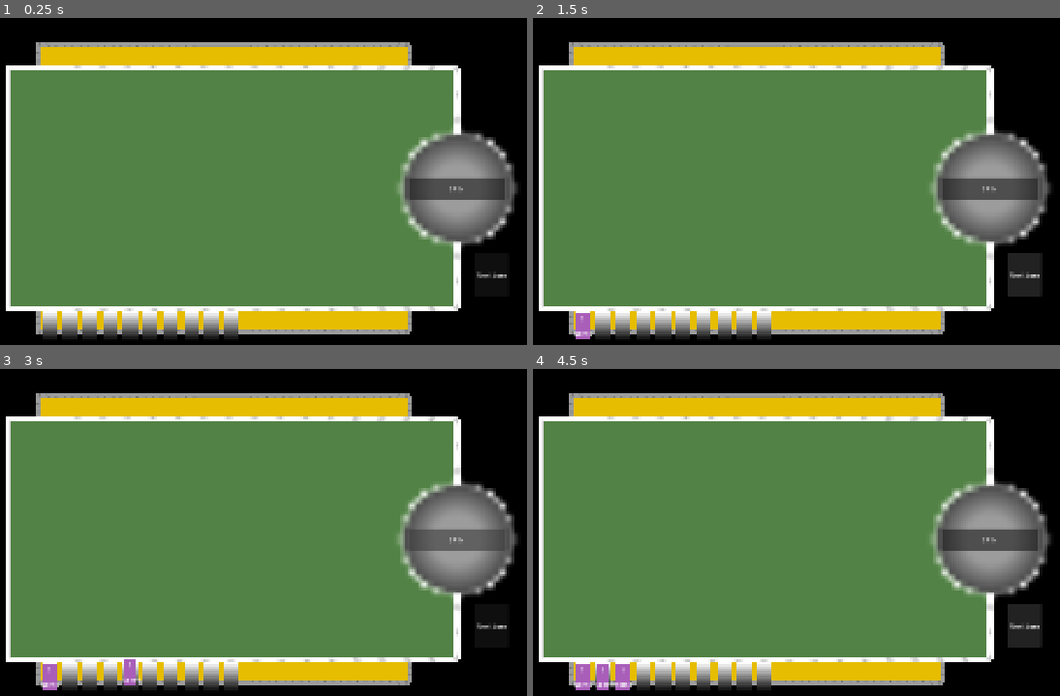
Above: before the commit, frames 1-4 (two rows, left to right).
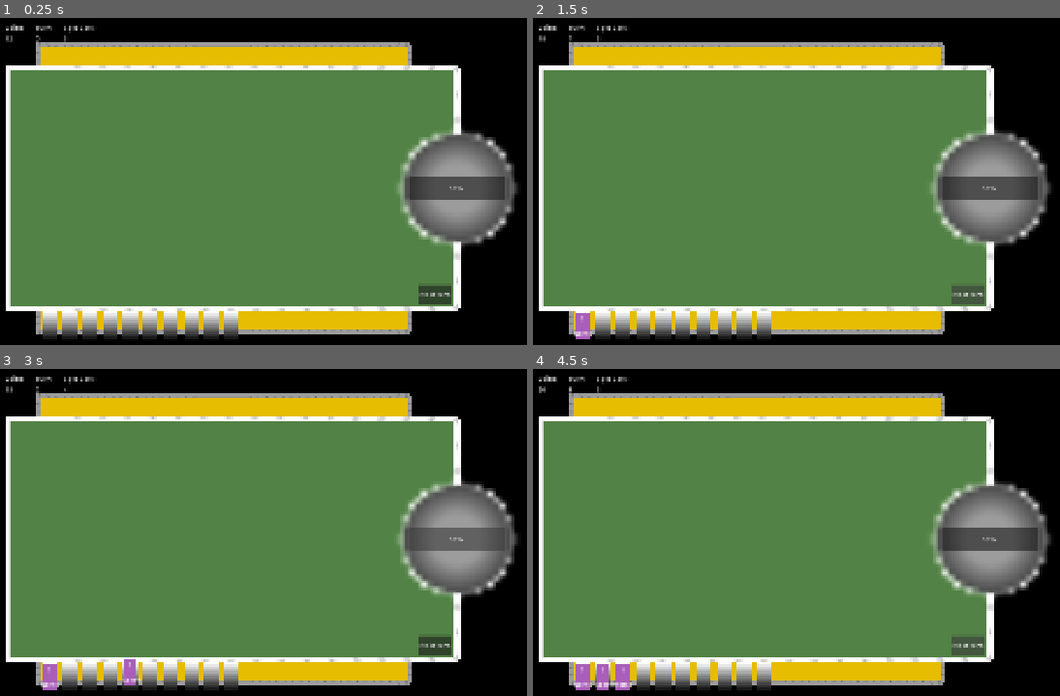
Above: after the commit, the same moments.

Repository: ArmanKianian/Untitled
Game: Godot game, scene res://scenes/game.tscn
Same seed, same stepped clock (60 frames per second), same inputs: the game is played once before the commit and once after it.
Inputs:
- Up to frame 1 (0.25 s): no input
- Up to frame 2 (1.5 s): click "SPIN" at 0.5 s; click "Next turn" at 1.25 s
- Up to frame 3 (3 s): click "Next turn" at 2 s; click "SPIN" at 2.75 s
- Up to frame 4 (4.5 s): click "SPIN" at 3.5 s; click "Next turn" at 4.25 s

The runs differ from the first frame. In frame 1, 0.7% of the frame differs, in the area x 1-97%, y 1-88%; in frame 2, 1.5%; in frame 3, 0.7%; in frame 4, 1.5%.

Commit message:
Central Processing Unit
Now Game.gd process things and call functions from spinning wheel to add card.
Also added coin, spin cost, turn count, and connected to buttons.

Diff:
--- a/scenes/game.tscn
+++ b/scenes/game.tscn
@@ -102,18 +102,75 @@
 [node name="Spinning_Wheel" parent="." unique_id=905745828 instance=ExtResource("1_80nbo")]
 position = Vector2(480, 0)
 
-[node name="Spin_Button" type="Button" parent="." unique_id=1014765821]
-offset_left = 360.0
-offset_top = -25.0
-offset_right = 598.0
-offset_bottom = 28.0
+[node name="UI" type="Control" parent="." unique_id=1450937596]
+custom_minimum_size = Vector2(1280, 820)
+layout_mode = 3
+anchors_preset = 15
+anchor_right = 1.0
+anchor_bottom = 1.0
+offset_left = -640.0
+offset_top = -360.0
+offset_right = 640.0
+offset_bottom = 360.0
+grow_horizontal = 2
+grow_vertical = 2
+
+[node name="GridContainer" type="GridContainer" parent="UI" unique_id=902560111]
+layout_mode = 1
+anchors_preset = 15
+anchor_right = 1.0
+anchor_bottom = 1.0
+grow_horizontal = 2
+grow_vertical = 2
+columns = 3
+
+[node name="coins_text" type="Label" parent="UI/GridContainer" unique_id=1206440937]
+layout_mode = 2
+size_flags_horizontal = 0
+size_flags_vertical = 0
+text = "Coins:      "
+
+[node name="turn_text" type="Label" parent="UI/GridContainer" unique_id=1434502165]
+layout_mode = 2
+size_flags_horizontal = 0
+size_flags_vertical = 0
+text = "Turn:      "
+
+[node name="spin_cost_text" type="Label" parent="UI/GridContainer" unique_id=243890378]
+layout_mode = 2
+size_flags_horizontal = 0
+size_flags_vertical = 0
+text = "Spin Cost:"
+
+[node name="coin" type="Label" parent="UI/GridContainer" unique_id=619698015]
+layout_mode = 2
+size_flags_horizontal = 0
+text = "12"
+
+[node name="turn" type="Label" parent="UI/GridContainer" unique_id=1264902022]
+layout_mode = 2
+size_flags_horizontal = 0
+text = "0"
+
+[node name="spin_cost" type="Label" parent="UI/GridContainer" unique_id=319299110]
+layout_mode = 2
+size_flags_horizontal = 0
+text = "3"
+
+[node name="Spin_Button" type="Button" parent="UI" unique_id=1014765821]
+layout_mode = 0
+offset_left = 1000.0
+offset_top = 382.0
+offset_right = 1238.0
+offset_bottom = 437.0
 text = "SPIN"
 
-[node name="End_Turn_button" type="Button" parent="." unique_id=1919210139]
-offset_left = 524.0
-offset_top = 161.0
-offset_right = 607.0
-offset_bottom = 269.0
+[node name="End_Turn_button" type="Button" parent="UI" unique_id=1919210139]
+layout_mode = 0
+offset_left = 1024.0
+offset_top = 649.0
+offset_right = 1107.0
+offset_bottom = 697.0
 text = "Next turn"
 
 [node name="inventory" type="Node2D" parent="." unique_id=2128222662]
@@ -121,4 +178,5 @@
 
 [node name="cards" type="Node2D" parent="." unique_id=1345714107]
 
-[connection signal="pressed" from="Spin_Button" to="Spinning_Wheel" method="_on_button_pressed"]
+[connection signal="pressed" from="UI/Spin_Button" to="." method="_on_spin_button_pressed"]
+[connection signal="pressed" from="UI/End_Turn_button" to="." method="_on_end_turn_button_pressed"]
--- a/scripts/card.gd
+++ b/scripts/card.gd
@@ -31,6 +31,7 @@
 		future_position = get_global_mouse_position() - mouse_offset
 	global_position.x = move_toward(global_position.x, future_position.x, 30)
 	global_position.y = move_toward(global_position.y, future_position.y, 30)
+
 func _input(event: InputEvent) -> void:
 	# when card is dragged
 	if event.is_action_pressed("LMB") and get_rect().has_point(get_local_mouse_position()):
--- a/scripts/game.gd
+++ b/scripts/game.gd
@@ -1,5 +1,41 @@
 extends Node2D
 
-# Not yet XD
+const CARD = preload("uid://dlsbf8fn82egx")
+
+@onready var inventory: Node2D = $inventory
+@onready var cards: Node2D = $cards
+@onready var spinning_wheel: Node2D = $Spinning_Wheel
+
+@onready var spin_cost: Label = $UI/GridContainer/spin_cost
+@onready var turn: Label = $UI/GridContainer/turn
+@onready var coin: Label = $UI/GridContainer/coin
+
+@export var start_coin = 12
+@export var turn_coin_gain = 6
+@export var turn_spin_cost = 3
+@export var spin_cost_gain = 1
+
 func _ready() -> void:
-	pass
+	coin.text = str(start_coin)
+
+func _on_end_turn_button_pressed() -> void:
+	spin_cost.text = str(turn_spin_cost)
+	turn.text = str(int(turn.text) + 1)
+	coin.text = str(int(coin.text) + turn_coin_gain)
+
+func _on_spin_button_pressed() -> void:
+	if int(coin.text) >= int(spin_cost.text):
+		if add_card():
+			coin.text = str(int(coin.text) - int(spin_cost.text))
+			spin_cost.text = str(int(spin_cost.text) + spin_cost_gain)
+
+func add_card():
+	for child in inventory.get_children():
+		if child.item == null:
+			var chosen = spinning_wheel.spin()
+			var card = CARD.instantiate()
+			card.type = chosen["name"]
+			card.level = chosen["level"]
+			cards.add_child(card)
+			return true
+	print("inventory is full!")
--- a/scripts/spinning_wheel.gd
+++ b/scripts/spinning_wheel.gd
@@ -3,8 +3,9 @@
 const CARD = preload("uid://dlsbf8fn82egx")
 @onready var cards: Node2D = $"../cards"
 @onready var cards_inventory: Node2D = $"../inventory"
+@onready var coin: Label = $"../UI/GridContainer/coin"
+@onready var spin_cost: Label = $"../UI/GridContainer/spin_cost"
 
-var available = false
 # wheel items with chance of getting
 var items: Array = [
 	{"name": "Item1", "level": 1, "chance": 10.0},
@@ -20,16 +21,8 @@
 ]
 
 func spin():
-	for child in cards_inventory.get_children():
-		if child.item == null:
-			available = true
-			break
-	if available == true:
-		var chosen = pick_weighted_random_item()
-		add_card(chosen["name"], chosen["level"])
-	else:
-		print("inventory is full!")
-	available = false
+	var chosen = pick_weighted_random_item()
+	return chosen
 
 # Normalize Chance then pick one random based on weight(chance)
 func pick_weighted_random_item():
@@ -44,9 +37,6 @@
 			return item
 	return items[0]
 
-func _on_button_pressed() -> void:
-	spin()
-
 func add_card(type, level):
 	var card = CARD.instantiate()
 	card.type = type
